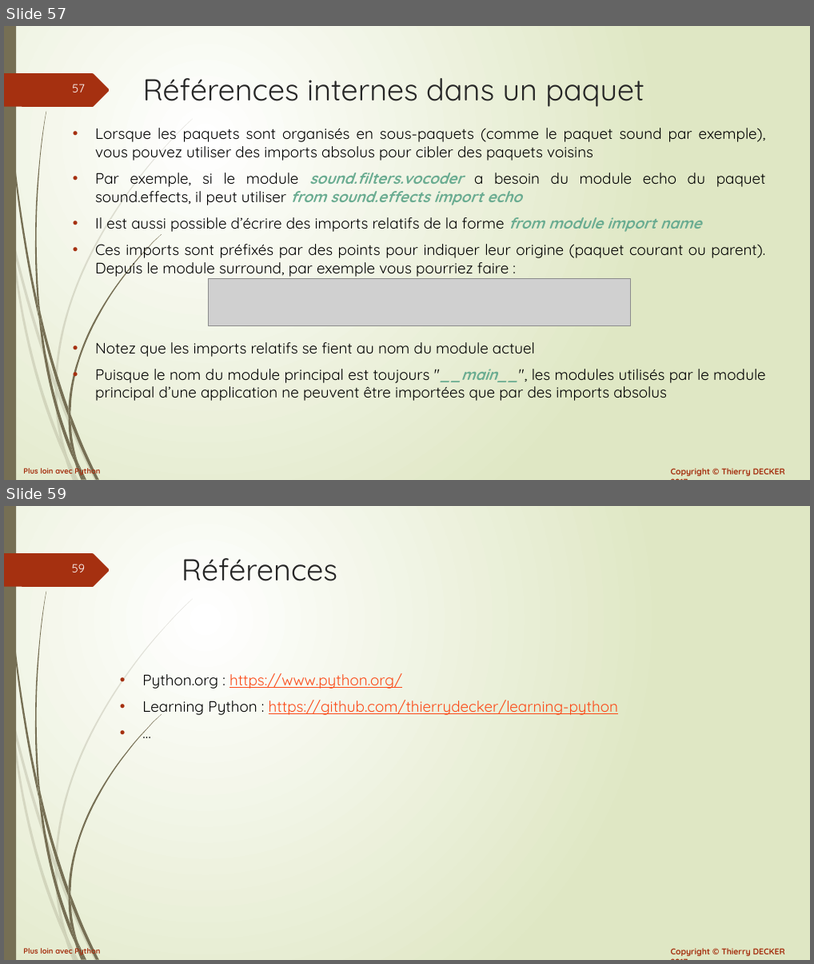
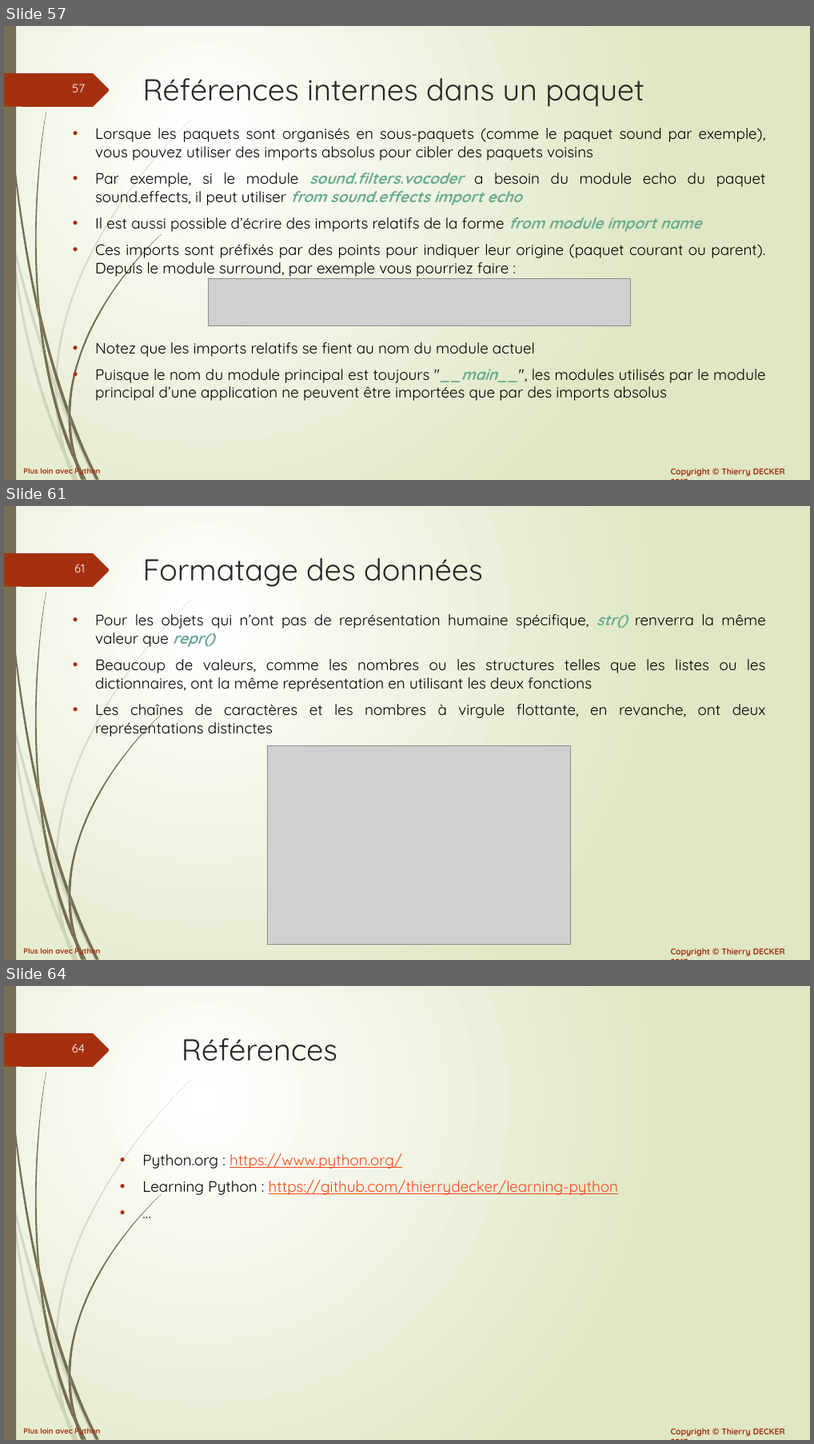
Before and after one commit to VikmanTheRacoon/learning-python, a slide deck: documentations/python-102.pptx. Shown one above the other, each under a label of ours: slides 57 and 59 before the commit, slides 57, 61 and 64 after it; the slides between them are not shown. The pictures are 814x964 and 814x1444 pixels, drawn with LibreOffice and Linux fonts; fonts in the diff are those of the drawing; grey boxes stand for pictures. Boxes give left, top, right and bottom in pixels: in the first picture for what was removed or moved away, otherwise in the second. Text is boxed around its words. In the diff, an @@ line names an element or a change of style, - is before the commit and + after.

```diff
--- a/documentations/python-102.pptx
+++ b/documentations/python-102.pptx
@@ slide 61 added at (4, 506, 810, 960), background gradient #FFFFFF to #DFE8C4; not listed: 27 template elements that a slide beside it also shows @@
@@ title added at (143, 558, 483, 587), 36 pt, text #262626 @@
+Formatage des données
@@ text added at (95, 614, 766, 738), 18 pt, text #000000 @@
+• Pour les objets qui n’ont pas de représentation humaine spécifique, str() renverra la même valeur que repr()
+• Beaucoup de valeurs, comme les nombres ou les structures telles que les listes ou les dictionnaires, ont la même représentation en utilisant les deux fonctions
+• Les chaînes de caractères et les nombres à virgule flottante, en revanche, ont deux représentations distinctes
@@ picture added at (268, 746, 571, 944) @@
@@ what was slide 59 is now slide 64 @@
@@ page number at (72, 1044, 85, 1052): text changed @@
-59
+64
```
Also in this commit, not shown: 1 slide changed, 4 other slides added, 1 other file.
